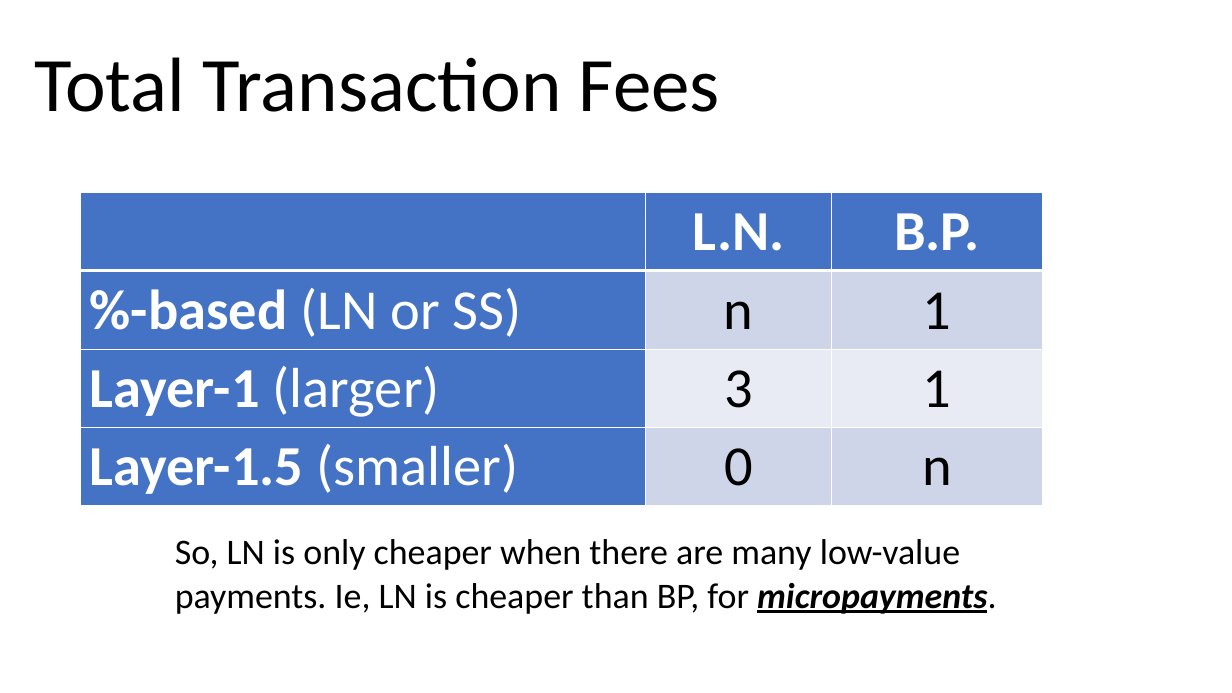
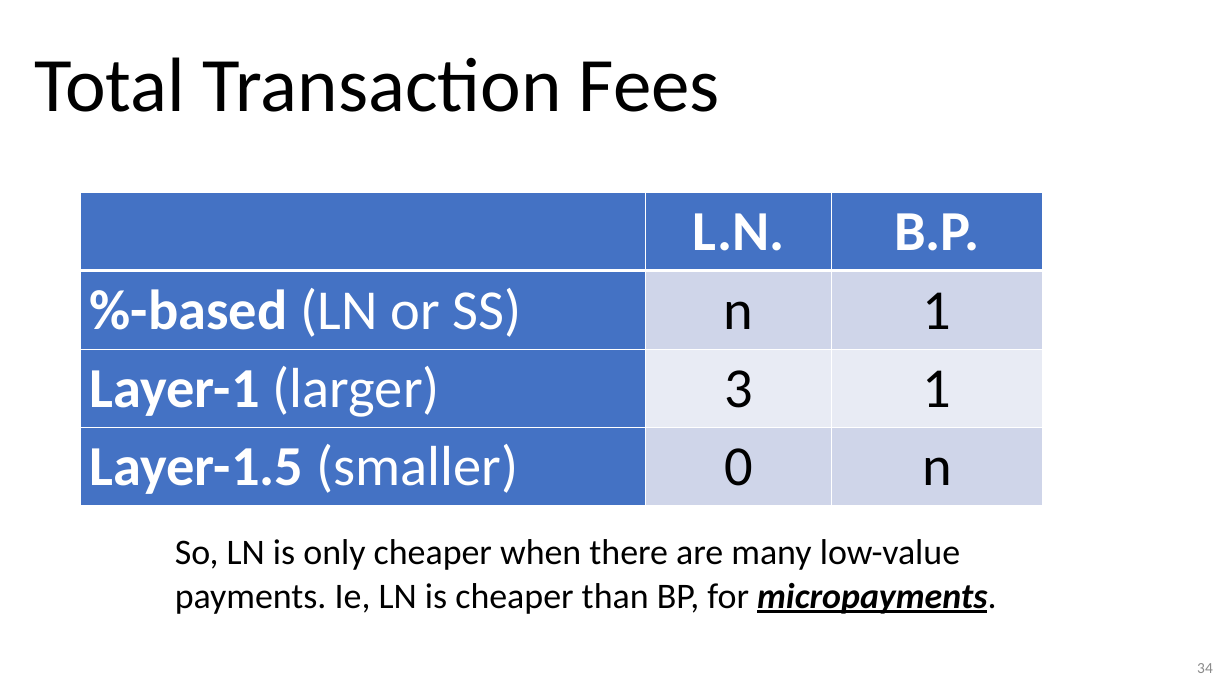
Before and after one commit to drivechain-project/drivechain.info, a slide deck: slide 34 of media/slides/construct-2019.pptx. Drawn at 1232x693 pixels with LibreOffice and Linux fonts; fonts in the diff are those of the drawing. Boxes give left, top, right and bottom in pixels: in the first picture for what was removed or moved away, otherwise in the second. Text is boxed around its words. In the diff, an @@ line names an element or a change of style, - is before the commit and + after.

```diff
--- a/media/slides/construct-2019.pptx
+++ b/media/slides/construct-2019.pptx
@@ page number added at (x1=1197, y1=663, x2=1213, y2=673), 12 pt, text #8C8C8C @@
+34
```
Also in this commit, not shown: 39 other slides changed, 1 other file.
